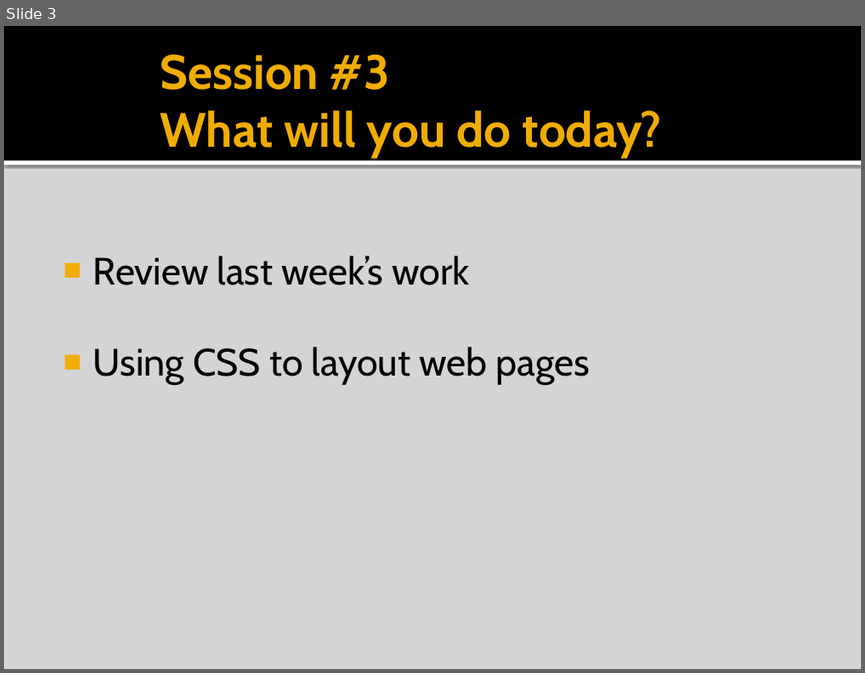
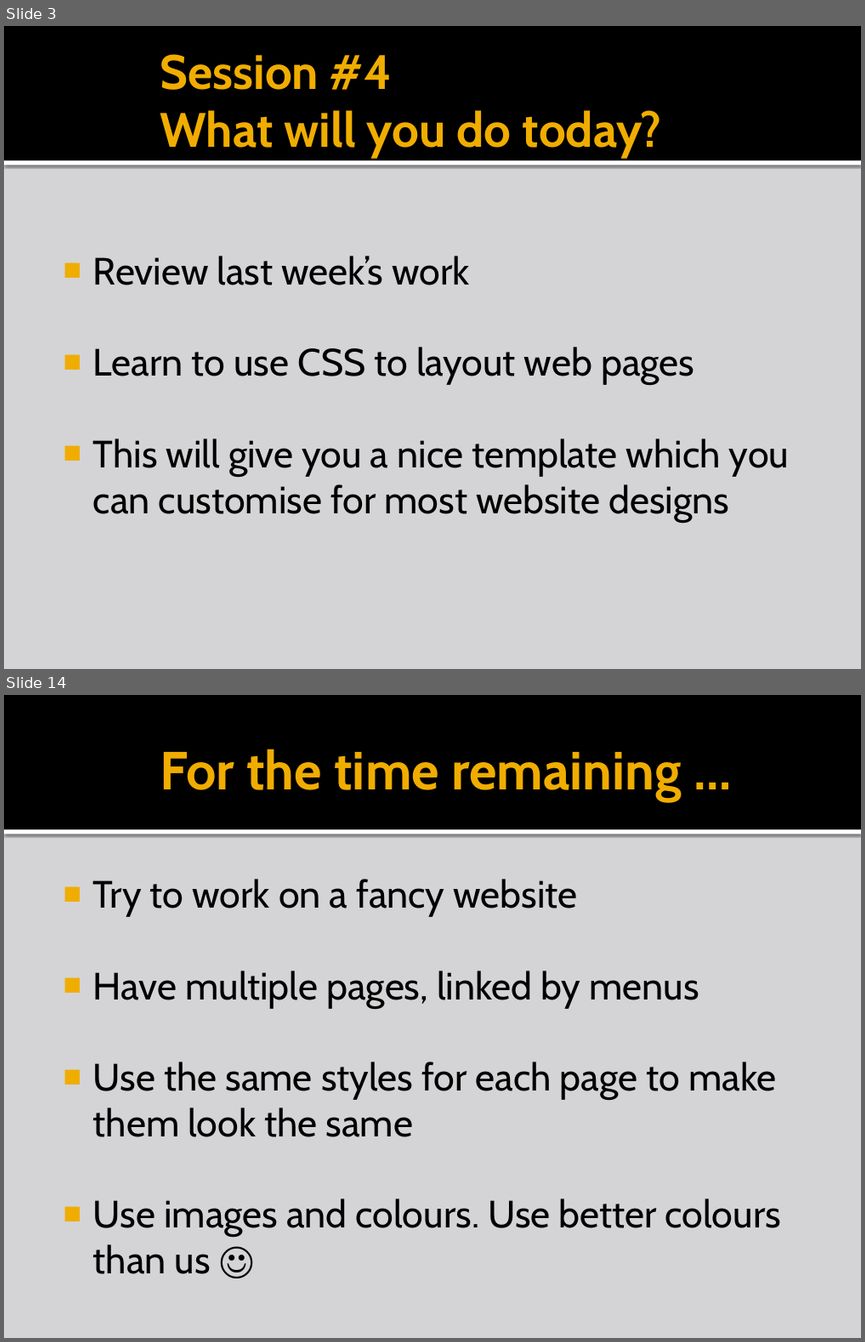
Before and after one commit to liamf/coderdojo-bray, a slide deck: html/presentations/CoderDojoBrayHTML_session4.pptx. Shown one above the other, each under a label of ours: slide 3 before the commit, slides 3 and 14 after it; the slides between them are not shown. The pictures are 865x673 and 865x1342 pixels, drawn with LibreOffice and Linux fonts; fonts in the diff are those of the drawing; background and template pictures are left out. Boxes give left, top, right and bottom in pixels: in the first picture for what was removed or moved away, otherwise in the second. Text is boxed around its words. In the diff, an @@ line names an element or a change of style, - is before the commit and + after.

Commit message:
session #4 presentation

```diff
--- a/html/presentations/CoderDojoBrayHTML_session4.pptx
+++ b/html/presentations/CoderDojoBrayHTML_session4.pptx
@@ slide 14 added at <box>4,695,861,1338</box>, background #D4D4D6; not listed: 2 template elements that a slide beside it also shows @@
@@ title added at <box>160,749,681,802</box>, 45 pt, text #F0AD00, bold @@
+For the time remaining …
@@ text added at <box>93,879,781,1274</box>, 32 pt, text #000000 @@
+■ Try to work on a fancy website
+■ Have multiple pages, linked by menus
+■ Use the same styles for each page to make them look the same
+■ Use images and colours. Use better colours than us ☺
@@ slide 3 changed as well @@
@@ title at <box>160,54,662,158</box>: text changed @@
-Session #3
-What will you do today?
+Session #4
+What will you do today?
@@ text at <box>93,346,789,522</box>: text changed @@
-■ Using CSS to layout web pages
+■ Learn to use CSS to layout web pages
+■ This will give you a nice template which you can customise for most website designs
```
Also in this commit, not shown: 2 other slides changed, 11 other slides added.
